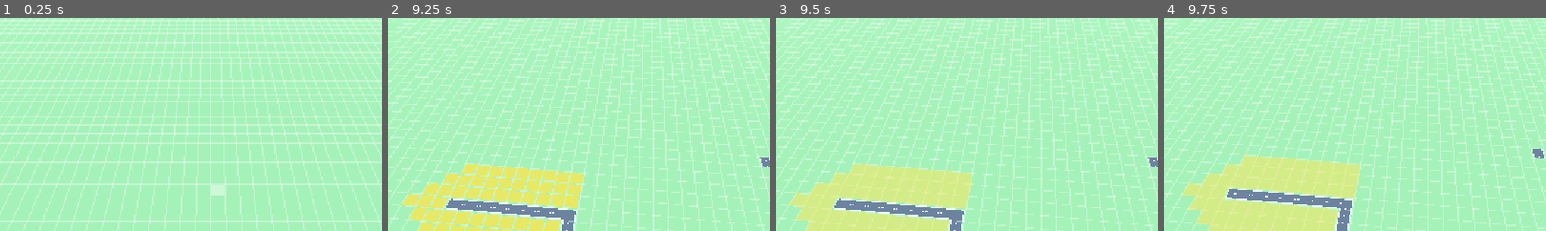
Above: before the commit, frames 1-4 (left to right).
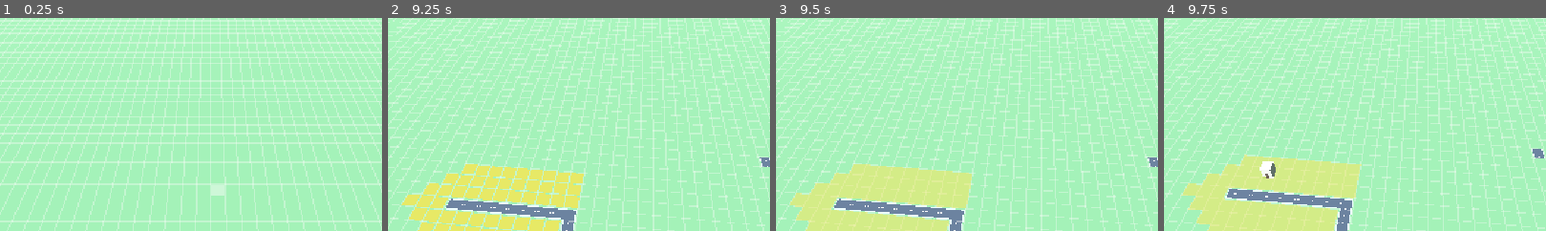
Above: after the commit, the same moments.

Repository: OmakJack/mygame
Game: Godot game, scene res://scenes/main.tscn
Same seed, same stepped clock (60 frames per second), same inputs: the game is played once before the commit and once after it.
Inputs (mouse positions are % of the whole screen's width and height, from its top left):
- Up to frame 1 (0.25 s): no input
- Up to frame 2 (9.25 s): tap Enter at 0.5, 2, 3.5 s; move the mouse to (72, 45) at 0.52 s; tap S (cam_back) at 0.6 s; click (72, 45) at 0.67 s; tap Space (sim_pause, bound only after the commit) at 1.25, 2.75, 4.15, 4.25 s; drag from (30, 55) to (45, 70) at 1.27 s; move the mouse to (60, 27) at 2.02 s; tap A (cam_left) at 2.1 s; click (60, 27) at 2.17 s; drag from (45, 70) to (20, 34) at 2.77 s; move the mouse to (80, 65) at 3.52 s; tap Q (cam_rotate_left) at 3.6 s; click (80, 65) at 3.67 s; drag from (20, 34) to (35, 24) at 4.27 s; move the mouse to (55, 50) at 5.02 s; tap B (tool_bulldoze) at 5.1 s; click (55, 50) at 5.17 s; drag from (35, 24) to (30, 55) at 5.77 s; move the mouse to (72, 45) at 6.52 s; tap R (tool_road) at 6.6 s; click (72, 45) at 6.67 s; drag from (30, 55) to (45, 70) at 7.27 s; move the mouse to (60, 27) at 8.02 s; tap 3 (tool_zone_i) at 8.1 s; click (60, 27) at 8.17 s; drag from (45, 70) to (20, 34) at 8.77 s
- Up to frame 3 (9.5 s): no input
- Up to frame 4 (9.75 s): move the mouse to (80, 65) at 9.52 s; tap S (cam_back) at 9.6 s; click (80, 65) at 9.67 s
The pictures show only the part of the screen within x 22-72%, y 11-61%; the shares and areas given below are measured in that part.

Frames 1-3 are identical in both runs. In frame 4, 0.3% of the frame differs, in the area x 25-30%, y 67-76%.

Commit message:
Фаза 4: тики, спрос, рост зданий, население и рабочие места
Co-Authored-By: Claude Opus 5.5 <noreply@anthropic.com>

Diff:
--- /dev/null
+++ b/data/buildings/com_small_01.tres
@@ -0,0 +1,15 @@
+[gd_resource type="Resource" script_class="BuildingData" load_steps=2 format=3]
+
+[ext_resource type="Script" path="res://scripts/data/building_data.gd" id="1_data"]
+
+[resource]
+script = ExtResource("1_data")
+id = &"com_small_01"
+display_name = "Маленький магазин"
+zone = 2
+population = 0
+jobs = 5
+cost = 0
+upkeep = 2
+placeholder_color = Color(0.55, 0.72, 0.95, 1)
+placeholder_height = 2.4
--- /dev/null
+++ b/data/buildings/ind_small_01.tres
@@ -0,0 +1,15 @@
+[gd_resource type="Resource" script_class="BuildingData" load_steps=2 format=3]
+
+[ext_resource type="Script" path="res://scripts/data/building_data.gd" id="1_data"]
+
+[resource]
+script = ExtResource("1_data")
+id = &"ind_small_01"
+display_name = "Маленький цех"
+zone = 3
+population = 0
+jobs = 8
+cost = 0
+upkeep = 3
+placeholder_color = Color(0.72, 0.66, 0.58, 1)
+placeholder_height = 1.8
--- /dev/null
+++ b/data/buildings/res_small_01.tres
@@ -0,0 +1,15 @@
+[gd_resource type="Resource" script_class="BuildingData" load_steps=2 format=3]
+
+[ext_resource type="Script" path="res://scripts/data/building_data.gd" id="1_data"]
+
+[resource]
+script = ExtResource("1_data")
+id = &"res_small_01"
+display_name = "Маленький дом"
+zone = 1
+population = 10
+jobs = 0
+cost = 0
+upkeep = 1
+placeholder_color = Color(0.92, 0.86, 0.72, 1)
+placeholder_height = 1.6
--- a/project.godot
+++ b/project.godot
@@ -93,6 +93,11 @@
 "events": [Object(InputEventKey,"resource_local_to_scene":false,"resource_name":"","device":-1,"window_id":0,"alt_press …(190 unchanged characters)…
 ]
 }
+sim_pause={
+"deadzone": 0.2,
+"events": [Object(InputEventKey,"resource_local_to_scene":false,"resource_name":"","device":-1,"window_id":0,"alt_pressed":false,"shift_pressed":false,"ctrl_pressed":false,"meta_pressed":false,"pressed":false,"keycode":0,"physical_keycode":32,"key_label":0,"unicode":0,"location":0,"echo":false,"script":null)
+]
+}
 
 [physics]
 
--- a/scenes/main.tscn
+++ b/scenes/main.tscn
@@ -8,6 +8,8 @@
 [ext_resource type="Script" path="res://scripts/tools/build_tool.gd" id="6_tool"]
 [ext_resource type="Script" path="res://scripts/grid/ground.gd" id="7_ground"]
 [ext_resource type="Script" path="res://scripts/grid/zone_visualizer.gd" id="8_zones"]
+[ext_resource type="Script" path="res://scripts/grid/building_visualizer.gd" id="9_buildings"]
+[ext_resource type="Script" path="res://scripts/simulation/simulation.gd" id="10_sim"]
 
 [sub_resource type="ProceduralSkyMaterial" id="sky_mat"]
 sky_top_color = Color(0.35, 0.55, 0.85, 1)
@@ -57,6 +59,9 @@
 [node name="RoadVisualizer" type="GridMap" parent="."]
 script = ExtResource("4_roads")
 
+[node name="BuildingVisualizer" type="GridMap" parent="."]
+script = ExtResource("9_buildings")
+
 [node name="ToolPreview" type="MultiMeshInstance3D" parent="."]
 script = ExtResource("5_preview")
 
@@ -70,3 +75,6 @@
 script = ExtResource("6_tool")
 cursor = NodePath("../CellCursor")
 preview = NodePath("../ToolPreview")
+
+[node name="Simulation" type="Node" parent="."]
+script = ExtResource("10_sim")
--- a/scripts/autoload/events.gd
+++ b/scripts/autoload/events.gd
@@ -1,11 +1,19 @@
 extends Node
 ## Глобальная шина событий. Только сигналы, никакой логики.
 
-## Пакетное изменение клеток: инструмент сначала меняет все клетки,
-## затем шлёт один сигнал на всю операцию.
+## Пакетное изменение клеток: инструмент или симуляция сначала меняет все клетки,
+## затем шлёт один сигнал на всю операцию (тик).
 @warning_ignore("unused_signal")
 signal cells_changed(cells: Array[Vector2i])
 
 ## Сетка полностью заменена (новая игра / загрузка) — визуал перестраивается целиком.
 @warning_ignore("unused_signal")
 signal grid_reset()
+
+## Тик симуляции (шлёт SimClock).
+@warning_ignore("unused_signal")
+signal sim_tick()
+
+## После тика в GameState обновлены население, рабочие места и спрос.
+@warning_ignore("unused_signal")
+signal stats_changed()
--- a/scripts/autoload/game_state.gd
+++ b/scripts/autoload/game_state.gd
@@ -1,11 +1,18 @@
 extends Node
-## Состояние города: деньги, население, дата и сетка.
-## Заготовка фазы 1 — экономика и население заполняются в фазах 4–5.
+## Состояние города: деньги, население, рабочие места, спрос, день и сетка.
+## Значения статистики пишет simulation.gd на каждом тике.
 
 var grid: CityGrid
+## Деньги — фаза 5.
 var money: int = 0
 var population: int = 0
-## Номер дня с начала игры (считает SimClock в фазе 4).
+var jobs_commercial: int = 0
+var jobs_industrial: int = 0
+## Спрос R/C/I в [−1, 1]. Здания растут при спросе > 0.
+var demand_r: float = 0.0
+var demand_c: float = 0.0
+var demand_i: float = 0.0
+## Номер дня с начала игры (1 тик = 1 день, считает SimClock).
 var day: int = 0
 
 
--- a/scripts/autoload/sim_clock.gd
+++ b/scripts/autoload/sim_clock.gd
@@ -1,7 +1,47 @@
 extends Node
-## Часы симуляции. Заготовка фазы 1 — тики появятся в фазе 4.
+## Часы симуляции: шлют Events.sim_tick раз в TICK_SECONDS / speed. 1 тик = 1 день.
 
 ## Допустимые скорости: пауза, ×1, ×3.
 const SPEEDS: Array[int] = [0, 1, 3]
+## Длина тика на скорости ×1, секунды.
+const TICK_SECONDS: float = 1.0
+## Больше тиков за кадр не делаем, даже если кадр был очень долгим.
+const MAX_TICKS_PER_FRAME: int = 3
 
 var speed: int = 1
+
+## Скорость до паузы — к ней возвращаемся по Пробелу.
+var _speed_before_pause: int = 1
+var _accumulator: float = 0.0
+
+
+func _process(delta: float) -> void:
+	if speed == 0:
+		return
+	_accumulator += delta * speed
+	var ticks: int = 0
+	while _accumulator >= TICK_SECONDS and ticks < MAX_TICKS_PER_FRAME:
+		_accumulator -= TICK_SECONDS
+		ticks += 1
+		GameState.day += 1
+		Events.sim_tick.emit()
+	if ticks == MAX_TICKS_PER_FRAME:
+		_accumulator = 0.0
+
+
+func _unhandled_input(event: InputEvent) -> void:
+	if event.is_action_pressed(&"sim_pause"):
+		toggle_pause()
+
+
+func set_speed(new_speed: int) -> void:
+	if new_speed not in SPEEDS:
+		push_error("SimClock: недопустимая скорость %d" % new_speed)
+		return
+	if new_speed != 0:
+		_speed_before_pause = new_speed
+	speed = new_speed
+
+
+func toggle_pause() -> void:
+	set_speed(_speed_before_pause if speed == 0 else 0)
--- /dev/null
+++ b/scripts/data/building_catalog.gd
@@ -0,0 +1,46 @@
+class_name BuildingCatalog
+extends RefCounted
+## Все типы зданий из data/buildings/. Загружаются при первом обращении.
+
+const DATA_DIR: String = "res://data/buildings/"
+
+static var _types: Dictionary[StringName, BuildingData] = {}
+static var _loaded: bool = false
+
+
+static func get_type(id: StringName) -> BuildingData:
+	_ensure_loaded()
+	return _types.get(id)
+
+
+## Все типы, отсортированные по id (порядок стабилен — на нём номера кусков MeshLibrary).
+static func all_types() -> Array[BuildingData]:
+	_ensure_loaded()
+	var result: Array[BuildingData] = []
+	result.assign(_types.values())
+	result.sort_custom(func(a: BuildingData, b: BuildingData) -> bool: return a.id < b.id)
+	return result
+
+
+static func types_for_zone(zone_type: CityGrid.Zone) -> Array[BuildingData]:
+	var result: Array[BuildingData] = []
+	result.assign(all_types().filter(func(data: BuildingData) -> bool: return data.zone == zone_type))
+	return result
+
+
+static func _ensure_loaded() -> void:
+	if _loaded:
+		return
+	_loaded = true
+	# list_directory понимает и экспортированную игру, где .tres переименованы.
+	for file_name: String in ResourceLoader.list_directory(DATA_DIR):
+		if not (file_name.ends_with(".tres") or file_name.ends_with(".res")):
+			continue
+		var data := load(DATA_DIR + file_name) as BuildingData
+		if data == null:
+			push_error("BuildingCatalog: %s — не BuildingData" % file_name)
+			continue
+		if _types.has(data.id):
+			push_error("BuildingCatalog: повтор id %s в %s" % [data.id, file_name])
+			continue
+		_types[data.id] = data
--- /dev/null
+++ b/scripts/data/building_data.gd
@@ -0,0 +1,23 @@
+class_name BuildingData
+extends Resource
+## Описание типа здания (файл .tres в data/buildings/). В MVP все здания 1×1.
+
+## Уникальный строковый id. НИКОГДА не меняется после создания — на нём держатся сохранения.
+@export var id: StringName
+@export var display_name: String
+## На какой зоне растёт.
+@export var zone: CityGrid.Zone = CityGrid.Zone.RESIDENTIAL
+## Жители (для зданий R).
+@export var population: int = 0
+## Рабочие места (для зданий C и I).
+@export var jobs: int = 0
+## Стоимость и содержание — используются в фазе 5.
+@export var cost: int = 0
+@export var upkeep: int = 0
+
+@export_group("Вид")
+## Модель здания. Фасад смотрит на −Z. Пусто — коробка-заглушка.
+@export var mesh: Mesh
+@export var placeholder_color: Color = Color.WHITE
+## Высота заглушки, метры.
+@export var placeholder_height: float = 1.5
--- a/scripts/grid/building_instance.gd
+++ b/scripts/grid/building_instance.gd
@@ -8,8 +8,10 @@
 var type_id: StringName
 ## Клетка-основание.
 var cell: Vector2i
-## 0/1/2/3 = 0°/90°/180°/270°, здание смотрит на дорогу.
+## Направление на дорогу 0/1/2/3 = N/E/S/W (поворот по часовой 0°/90°/180°/270°).
 var orientation: int
+## Сколько тиков подряд у здания нет доступа к дороге (состояние симуляции).
+var no_road_ticks: int = 0
 
 
 func _init(p_id: int, p_type_id: StringName, p_cell: Vector2i, p_orientation: int) -> void:
--- /dev/null
+++ b/scripts/grid/building_meshes.gd
@@ -0,0 +1,44 @@
+class_name BuildingMeshes
+extends RefCounted
+## MeshLibrary зданий из BuildingCatalog. Номер куска = номер типа в списке.
+## Тип без модели получает коробку-заглушку с дверью на фасаде (−Z).
+
+## Ширина заглушки, метры (клетка — CityGrid.CELL_SIZE).
+const BODY_WIDTH: float = 1.5
+const DOOR_SIZE := Vector3(0.45, 0.8, 0.08)
+const DOOR_COLOR := Color(0.25, 0.18, 0.12)
+
+
+static func build_library(types: Array[BuildingData]) -> MeshLibrary:
+	var library := MeshLibrary.new()
+	for item: int in types.size():
+		var data: BuildingData = types[item]
+		library.create_item(item)
+		library.set_item_name(item, String(data.id))
+		library.set_item_mesh(item, data.mesh if data.mesh != null else _placeholder(data))
+	return library
+
+
+static func _placeholder(data: BuildingData) -> ArrayMesh:
+	var mesh := ArrayMesh.new()
+	var height: float = data.placeholder_height
+	_add_box(mesh, Vector3(BODY_WIDTH, height, BODY_WIDTH), Vector3(0.0, height * 0.5, 0.0), data.placeholder_color)
+	# Дверь чуть выступает из фасада, чтобы было видно, куда смотрит дом.
+	var door_z: float = -(BODY_WIDTH + DOOR_SIZE.z) * 0.5
+	_add_box(mesh, DOOR_SIZE, Vector3(0.0, DOOR_SIZE.y * 0.5, door_z), DOOR_COLOR)
+	return mesh
+
+
+static func _add_box(mesh: ArrayMesh, size: Vector3, center: Vector3, color: Color) -> void:
+	var box := BoxMesh.new()
+	box.size = size
+	var arrays: Array = box.get_mesh_arrays()
+	var vertices: PackedVector3Array = arrays[Mesh.ARRAY_VERTEX]
+	for i: int in vertices.size():
+		vertices[i] += center
+	arrays[Mesh.ARRAY_VERTEX] = vertices
+	mesh.add_surface_from_arrays(Mesh.PRIMITIVE_TRIANGLES, arrays)
+	var material := StandardMaterial3D.new()
+	material.albedo_color = color
+	material.roughness = 0.85
+	mesh.surface_set_material(mesh.get_surface_count() - 1, material)
--- /dev/null
+++ b/scripts/grid/building_visualizer.gd
@@ -0,0 +1,47 @@
+extends GridMap
+## Показывает здания из GameState.grid. Поворот — по BuildingInstance.orientation.
+
+var _item_for_type: Dictionary[StringName, int] = {}
+## Ориентация GridMap для направлений N/E/S/W (поворот по часовой, как у дорог).
+var _orientation_for_dir: Array[int] = []
+
+
+func _ready() -> void:
+	var types: Array[BuildingData] = BuildingCatalog.all_types()
+	mesh_library = BuildingMeshes.build_library(types)
+	for item: int in types.size():
+		_item_for_type[types[item].id] = item
+	for dir: int in 4:
+		_orientation_for_dir.append(get_orthogonal_index_from_basis(Basis(Vector3.UP, -dir * PI * 0.5)))
+	cell_size = Vector3(CityGrid.CELL_SIZE, 1.0, CityGrid.CELL_SIZE)
+	cell_center_y = false
+	Events.cells_changed.connect(_on_cells_changed)
+	Events.grid_reset.connect(_rebuild)
+	_rebuild()
+
+
+func _rebuild() -> void:
+	clear()
+	for building: BuildingInstance in GameState.grid.buildings.values():
+		_update_cell(building.cell)
+
+
+func _on_cells_changed(cells: Array[Vector2i]) -> void:
+	for cell: Vector2i in cells:
+		_update_cell(cell)
+
+
+func _update_cell(cell: Vector2i) -> void:
+	var grid: CityGrid = GameState.grid
+	if not grid.is_in_bounds(cell):
+		return
+	var map_cell := Vector3i(cell.x, 0, cell.y)
+	var building: BuildingInstance = grid.get_building_at(cell)
+	if building == null:
+		if get_cell_item(map_cell) != INVALID_CELL_ITEM:
+			set_cell_item(map_cell, INVALID_CELL_ITEM)
+		return
+	if not _item_for_type.has(building.type_id):
+		push_warning("BuildingVisualizer: неизвестный тип %s" % building.type_id)
+		return
+	set_cell_item(map_cell, _item_for_type[building.type_id], _orientation_for_dir[building.orientation])
--- a/scripts/grid/city_grid.gd
+++ b/scripts/grid/city_grid.gd
@@ -22,6 +22,14 @@
 var buildings: Dictionary[int, BuildingInstance] = {}
 var road_cells: Dictionary[Vector2i, bool] = {}
 var next_building_id: int = 0
+## Пустые клетки с зоной, по зонам R/C/I: Vector2i → true. Клетка здесь ⇔ EMPTY и зона не NONE.
+## Обновляется только внутри CityGrid (_update_zoned_cache). Внутренний словарь без типа:
+## Godot не поддерживает вложенные типизированные словари.
+var zoned_empty_cells: Dictionary[Zone, Dictionary] = {
+	Zone.RESIDENTIAL: {},
+	Zone.COMMERCIAL: {},
+	Zone.INDUSTRIAL: {},
+}
 
 
 func _init(p_size: int = GRID_SIZE) -> void:
@@ -90,6 +98,7 @@
 	tile_type[i] = Tile.ROAD
 	zone[i] = Zone.NONE
 	road_cells[cell] = true
+	_update_zoned_cache(cell)
 	return true
 
 
@@ -102,9 +111,14 @@
 	return true
 
 
-## Снос клетки. Единственное место правил сноса: убирает дорогу (фаза 4 — и здание).
+## Снос клетки. Единственное место правил сноса: убирает здание или дорогу.
 ## Зону не трогает. Возвращает true, если клетка изменилась.
 func bulldoze(cell: Vector2i) -> bool:
+	if not is_in_bounds(cell):
+		return false
+	var building_id: int = building_at[index_of(cell)]
+	if building_id != -1:
+		return remove_building(building_id)
 	return remove_road(cell)
 
 
@@ -123,6 +137,7 @@
 const ROAD_ACCESS_RANGE: int = 3
 
 
+## Клетка должна быть в границах.
 func get_zone(cell: Vector2i) -> Zone:
 	return zone[index_of(cell)] as Zone
 
@@ -144,14 +159,75 @@
 	if not can_zone(cell, zone_type):
 		return false
 	zone[index_of(cell)] = zone_type
+	_update_zoned_cache(cell)
 	return true
 
 
 ## Есть ли дорога на расстоянии не больше ROAD_ACCESS_RANGE клеток.
 func has_road_access(cell: Vector2i) -> bool:
-	for dy: int in range(-ROAD_ACCESS_RANGE, ROAD_ACCESS_RANGE + 1):
-		var reach: int = ROAD_ACCESS_RANGE - absi(dy)
-		for dx: int in range(-reach, reach + 1):
-			if road_cells.has(cell + Vector2i(dx, dy)):
-				return true
-	return false
+	return find_nearest_road_dir(cell) != -1
+
+
+## Направление на ближайшую дорогу: 0..3 = N/E/S/W (биты как в get_road_mask), −1 — дороги нет.
+## Ищет кольцами по Манхэттену от расстояния 1 до ROAD_ACCESS_RANGE.
+## Для дороги по диагонали берётся ось с большим смещением.
+func find_nearest_road_dir(cell: Vector2i) -> int:
+	for dist: int in range(1, ROAD_ACCESS_RANGE + 1):
+		for dy: int in range(-dist, dist + 1):
+			var dx: int = dist - absi(dy)
+			if road_cells.has(cell + Vector2i(-dx, dy)):
+				return _dir_of(Vector2i(-dx, dy))
+			if dx != 0 and road_cells.has(cell + Vector2i(dx, dy)):
+				return _dir_of(Vector2i(dx, dy))
+	return -1
+
+
+static func _dir_of(offset: Vector2i) -> int:
+	if absi(offset.x) >= absi(offset.y):
+		return 1 if offset.x > 0 else 3
+	return 2 if offset.y > 0 else 0
+
+
+func _update_zoned_cache(cell: Vector2i) -> void:
+	for cells: Dictionary in zoned_empty_cells.values():
+		cells.erase(cell)
+	var i: int = index_of(cell)
+	if tile_type[i] == Tile.EMPTY and zone[i] != Zone.NONE:
+		zoned_empty_cells[zone[i] as Zone][cell] = true
+
+
+# --- Здания ---
+
+## Ставит здание на пустую клетку. Какой тип на какой зоне — решает вызывающий.
+## Возвращает номер экземпляра или −1. Сигнал шлёт вызывающий (пакетом).
+func place_building(type_id: StringName, cell: Vector2i, orientation: int) -> int:
+	if not is_in_bounds(cell):
+		return -1
+	var i: int = index_of(cell)
+	if tile_type[i] != Tile.EMPTY:
+		return -1
+	var id: int = next_building_id
+	next_building_id += 1
+	buildings[id] = BuildingInstance.new(id, type_id, cell, orientation)
+	tile_type[i] = Tile.BUILDING
+	building_at[i] = id
+	_update_zoned_cache(cell)
+	return id
+
+
+## Убирает здание. Клетка снова пустая, зона остаётся. Возвращает true, если здание было.
+func remove_building(instance_id: int) -> bool:
+	var building: BuildingInstance = buildings.get(instance_id)
+	if building == null:
+		return false
+	var i: int = index_of(building.cell)
+	tile_type[i] = Tile.EMPTY
+	building_at[i] = -1
+	buildings.erase(instance_id)
+	_update_zoned_cache(building.cell)
+	return true
+
+
+## Здание на клетке или null. Клетка должна быть в границах.
+func get_building_at(cell: Vector2i) -> BuildingInstance:
+	return buildings.get(building_at[index_of(cell)])
--- a/scripts/grid/zone_visualizer.gd
+++ b/scripts/grid/zone_visualizer.gd
@@ -48,18 +48,30 @@
 func _on_cells_changed(cells: Array[Vector2i]) -> void:
 	if cells.is_empty():
 		return
-	# Доступ к дороге мог измениться у соседей в радиусе ROAD_ACCESS_RANGE —
-	# перекрашиваем прямоугольник изменённых клеток, расширенный на этот радиус.
-	var grid: CityGrid = GameState.grid
+	# Доступ к дороге мог измениться у соседей в радиусе ROAD_ACCESS_RANGE.
+	# Перекрашиваем либо общий прямоугольник, либо квадрат вокруг каждой клетки — что меньше
+	# (рост в разных углах карты дал бы прямоугольник на всю карту).
+	var r: int = CityGrid.ROAD_ACCESS_RANGE
 	var area := Rect2i(cells[0], Vector2i.ZERO)
 	for cell: Vector2i in cells:
 		area = area.expand(cell)
-	area = area.grow(CityGrid.ROAD_ACCESS_RANGE)
-	var top_left: Vector2i = grid.clamp_to_bounds(area.position)
-	# Rect2i.end не входит в прямоугольник после expand — включаем его сами.
-	var bottom_right: Vector2i = grid.clamp_to_bounds(area.end)
-	for y: int in range(top_left.y, bottom_right.y + 1):
-		for x: int in range(top_left.x, bottom_right.x + 1):
+	# Rect2i.end не входит в прямоугольник после expand — считаем его включительно.
+	var area_cells: int = (area.size.x + 1 + 2 * r) * (area.size.y + 1 + 2 * r)
+	var squares_cells: int = cells.size() * (2 * r + 1) * (2 * r + 1)
+	if squares_cells < area_cells:
+		for cell: Vector2i in cells:
+			_update_rect(cell - Vector2i(r, r), cell + Vector2i(r, r))
+	else:
+		_update_rect(area.position - Vector2i(r, r), area.end + Vector2i(r, r))
+
+
+## Перекрашивает клетки от top_left до bottom_right включительно (обрезая по карте).
+func _update_rect(top_left: Vector2i, bottom_right: Vector2i) -> void:
+	var grid: CityGrid = GameState.grid
+	var from: Vector2i = grid.clamp_to_bounds(top_left)
+	var to: Vector2i = grid.clamp_to_bounds(bottom_right)
+	for y: int in range(from.y, to.y + 1):
+		for x: int in range(from.x, to.x + 1):
 			_update_cell(Vector2i(x, y))
 
 
--- /dev/null
+++ b/scripts/simulation/demand.gd
@@ -0,0 +1,30 @@
+class_name Demand
+extends RefCounted
+## Спрос R/C/I в [−1, 1]. Держит соотношение жители : заводы : магазины ≈ 1 : 0.7 : 0.3.
+## В фазе 5 из спроса вычитается налоговая поправка.
+
+## Жители: стремятся к числу рабочих мест + стартовый буфер (пустому городу нужны первые дома).
+const R_BUFFER: float = 20.0
+const R_SCALE: float = 50.0
+## Заводы: базовый работодатель, доля от населения + стартовый буфер.
+const I_SHARE: float = 0.7
+const I_BUFFER: float = 15.0
+const I_SCALE: float = 40.0
+## Магазины: появляются после первых жителей.
+const C_SHARE: float = 0.3
+const C_SCALE: float = 30.0
+
+
+static func residential(population: int, jobs_commercial: int, jobs_industrial: int) -> float:
+	var target: float = jobs_commercial + jobs_industrial + R_BUFFER
+	return clampf((target - population) / R_SCALE, -1.0, 1.0)
+
+
+static func industrial(population: int, jobs_industrial: int) -> float:
+	var target: float = population * I_SHARE + I_BUFFER
+	return clampf((target - jobs_industrial) / I_SCALE, -1.0, 1.0)
+
+
+static func commercial(population: int, jobs_commercial: int) -> float:
+	var target: float = population * C_SHARE
+	return clampf((target - jobs_commercial) / C_SCALE, -1.0, 1.0)
--- /dev/null
+++ b/scripts/simulation/growth.gd
@@ -0,0 +1,21 @@
+class_name Growth
+extends RefCounted
+## Рост зданий: выбирает пустую клетку с зоной и доступом к дороге и ставит на неё дом.
+
+
+## Ставит одно здание на зону zone_type. Возвращает клетку или −1/−1, если места нет.
+static func grow_one(grid: CityGrid, zone_type: CityGrid.Zone, rng: RandomNumberGenerator) -> Vector2i:
+	var types: Array[BuildingData] = BuildingCatalog.types_for_zone(zone_type)
+	if types.is_empty():
+		return Vector2i(-1, -1)
+	var candidates: Array[Vector2i] = []
+	for cell: Vector2i in grid.zoned_empty_cells[zone_type]:
+		if grid.has_road_access(cell):
+			candidates.append(cell)
+	if candidates.is_empty():
+		return Vector2i(-1, -1)
+	var cell: Vector2i = candidates[rng.randi_range(0, candidates.size() - 1)]
+	var data: BuildingData = types[rng.randi_range(0, types.size() - 1)]
+	# Фасад — к ближайшей дороге.
+	grid.place_building(data.id, cell, grid.find_nearest_road_dir(cell))
+	return cell
--- /dev/null
+++ b/scripts/simulation/simulation.gd
@@ -0,0 +1,78 @@
+extends Node
+## Порядок одного тика симуляции: заброшенные здания → рост → подсчёт → спрос → сигналы.
+## Узлы сцены не ищет: работает с GameState и Events.
+
+## Через сколько тиков без доступа к дороге здание сносится.
+const ABANDON_TICKS: int = 3
+
+var _rng := RandomNumberGenerator.new()
+
+
+func _ready() -> void:
+	_rng.randomize()
+	Events.sim_tick.connect(_on_sim_tick)
+	# Спрос пустого города — чтобы первые дома выросли уже на первом тике.
+	_update_stats()
+
+
+func _on_sim_tick() -> void:
+	var grid: CityGrid = GameState.grid
+	var changed: Array[Vector2i] = []
+	_abandon_buildings(grid, changed)
+	_grow(grid, changed)
+	_update_stats()
+	if not changed.is_empty():
+		Events.cells_changed.emit(changed)
+	Events.stats_changed.emit()
+
+
+func _abandon_buildings(grid: CityGrid, changed: Array[Vector2i]) -> void:
+	var abandoned: Array[int] = []
+	for building: BuildingInstance in grid.buildings.values():
+		if grid.has_road_access(building.cell):
+			building.no_road_ticks = 0
+			continue
+		building.no_road_ticks += 1
+		if building.no_road_ticks >= ABANDON_TICKS:
+			abandoned.append(building.id)
+	# Удаляем после обхода, чтобы не менять словарь во время итерации.
+	for id: int in abandoned:
+		changed.append(grid.buildings[id].cell)
+		grid.remove_building(id)
+
+
+func _grow(grid: CityGrid, changed: Array[Vector2i]) -> void:
+	var demands: Dictionary[CityGrid.Zone, float] = {
+		CityGrid.Zone.RESIDENTIAL: GameState.demand_r,
+		CityGrid.Zone.COMMERCIAL: GameState.demand_c,
+		CityGrid.Zone.INDUSTRIAL: GameState.demand_i,
+	}
+	for zone_type: CityGrid.Zone in demands:
+		if demands[zone_type] <= 0.0:
+			continue
+		var cell: Vector2i = Growth.grow_one(grid, zone_type, _rng)
+		if cell.x >= 0:
+			changed.append(cell)
+
+
+## Пересчитывает население и рабочие места по всем зданиям, затем спрос.
+func _update_stats() -> void:
+	var population: int = 0
+	var jobs_commercial: int = 0
+	var jobs_industrial: int = 0
+	for building: BuildingInstance in GameState.grid.buildings.values():
+		var data: BuildingData = BuildingCatalog.get_type(building.type_id)
+		if data == null:
+			continue
+		population += data.population
+		match data.zone:
+			CityGrid.Zone.COMMERCIAL:
+				jobs_commercial += data.jobs
+			CityGrid.Zone.INDUSTRIAL:
+				jobs_industrial += data.jobs
+	GameState.population = population
+	GameState.jobs_commercial = jobs_commercial
+	GameState.jobs_industrial = jobs_industrial
+	GameState.demand_r = Demand.residential(population, jobs_commercial, jobs_industrial)
+	GameState.demand_c = Demand.commercial(population, jobs_commercial)
+	GameState.demand_i = Demand.industrial(population, jobs_industrial)
Not shown: 1 places in scenes/main.tscn that only renumber resources
Not shown, added: scripts/data/building_catalog.gd.uid
Not shown, added: scripts/data/building_data.gd.uid
Not shown, added: scripts/grid/building_meshes.gd.uid
Not shown, added: scripts/grid/building_visualizer.gd.uid
Not shown, added: scripts/simulation/demand.gd.uid
Not shown, added: scripts/simulation/growth.gd.uid
Not shown, added: scripts/simulation/simulation.gd.uid
Not shown, changed: docs/CHANGELOG.md
Not shown, changed: docs/TASKS.md
